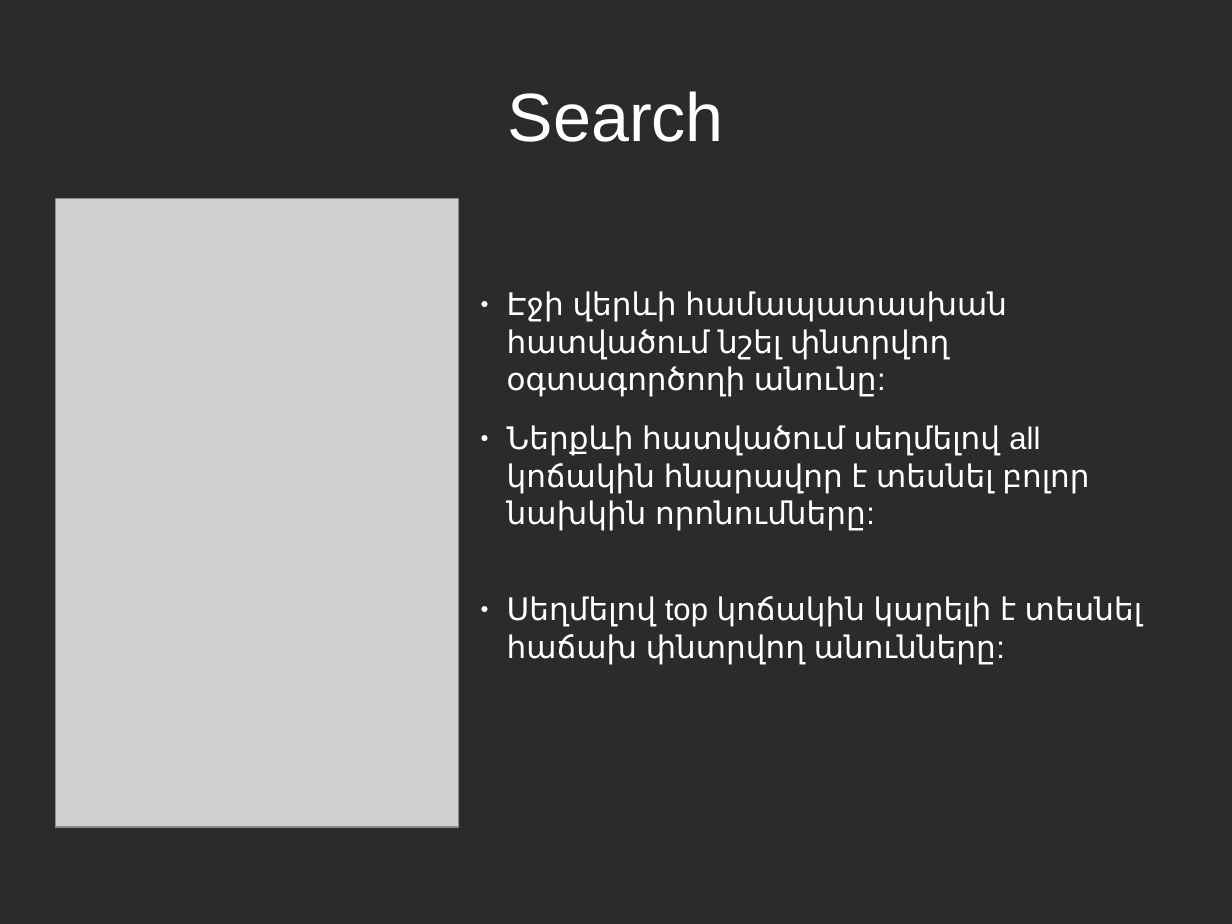
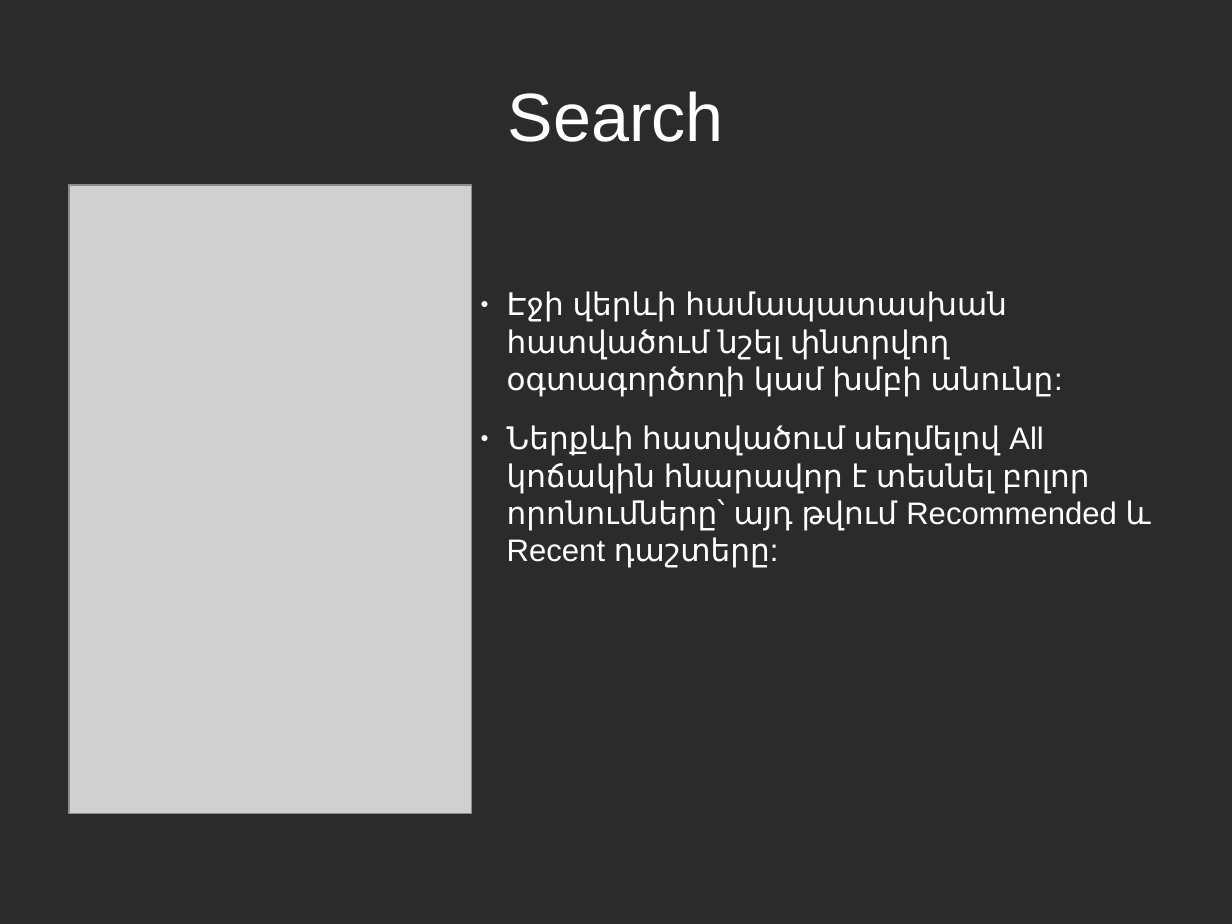
Before and after one commit to vanit-basic/instant_messenger, a slide deck: slide 23 of Documentation/Documentation.odp. Drawn at 1232x924 pixels with LibreOffice and Linux fonts; fonts in the diff are those of the drawing; grey boxes stand for pictures; background and template pictures are left out; a plain dark background stands for a picture behind light text. Boxes give left, top, right and bottom in pixels: in the first picture for what was removed or moved away, otherwise in the second. Text is boxed around its words. In the diff, an @@ line names an element or a change of style, - is before the commit and + after.

```diff
--- a/Documentation/Documentation.odp
+++ b/Documentation/Documentation.odp
@@ picture: place and size @@
-picture at box(56, 198, 458, 827)
+picture at box(69, 186, 472, 815)
@@ text at box(507, 291, 1151, 568): text changed @@
-● Էջի վերևի համապատասխան հատվածում նշել փնտրվող օգտագործողի անունը:
-● Ներքևի հատվածում սեղմելով all կոճակին հնարավոր է տեսնել բոլոր նախկին որոնումները:
-● Սեղմելով top կոճակին կարելի է տեսնել հաճախ փնտրվող անունները:
+● Էջի վերևի համապատասխան հատվածում նշել փնտրվող օգտագործողի կամ խմբի անունը:
+● Ներքևի հատվածում սեղմելով All կոճակին հնարավոր է տեսնել բոլոր որոնումները՝ այդ թվում Recommended և Recent դաշտերը:
```
Also in this commit, not shown: 8 other slides changed.
